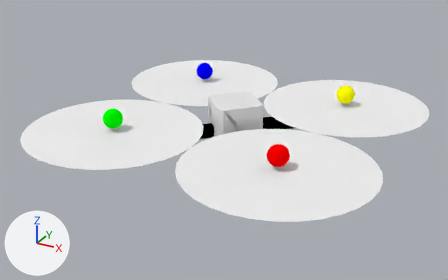
Two versions of the Blender file quadcopter/meshes/quad.blend, one commit apart.
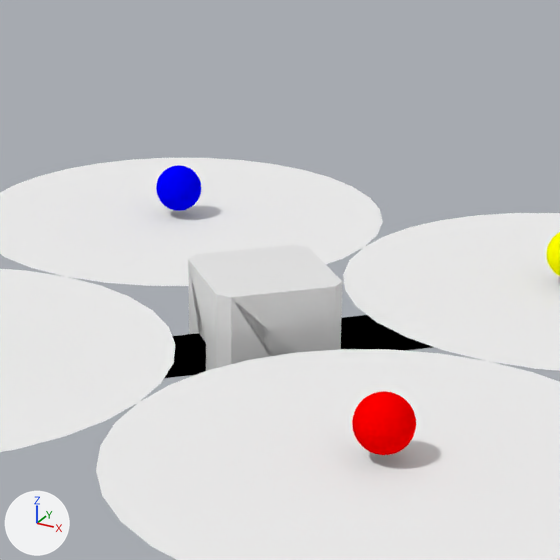
Each version is shown whole from a 50 mm camera at (0.458, -0.872, 0.409) aimed at (-0.012, -0.017, -0.018), then close up on the part from 31% to 76% of the width and 1% to 73% of the height. Arrows for +X, +Y and +Z are at lower left; the lights stay in place.

Names of what the first close-up shows: 'Quadcopter'.
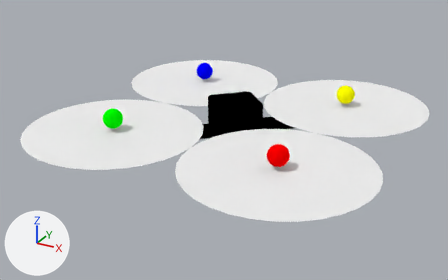
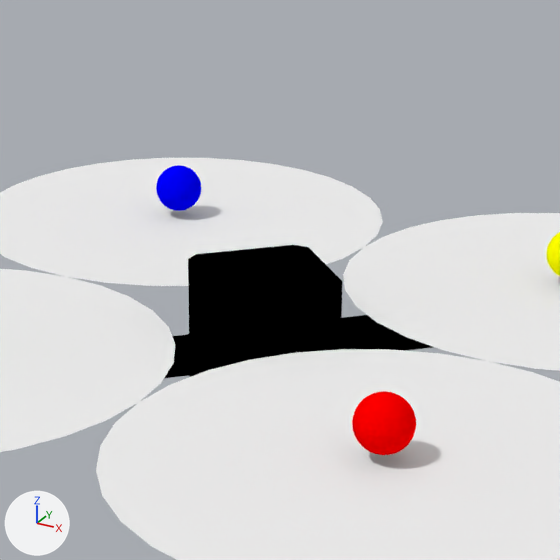
What differs and where, as boxes [x1, y1, x2, y2] in the close-ups (560 x 560 px):
part 1 of me_cube, recoloured (white to black): [188, 245, 342, 377] in both

Diff of the bpy script that builds the scene:
```diff
--- a/quadcopter/meshes/quad.blend.py
+++ b/quadcopter/meshes/quad.blend.py
@@ me_cube @@
 me_cube.from_pydata(...)  # 2104 vertices, 2094 faces; spans x -5.8..5.8, y -5.8..5.8, z -1.0..1.12
 # used by ob_quadcopter; location = (0.0, 0.0, 0.0); scale = (0.05, 0.05, 0.05)
+# me_cube part 1: all 22 faces that had it switch from mat_white (white #e7e7e7) to mat_black (black #000000)
 me_cube.materials.append(mat_material)
```
